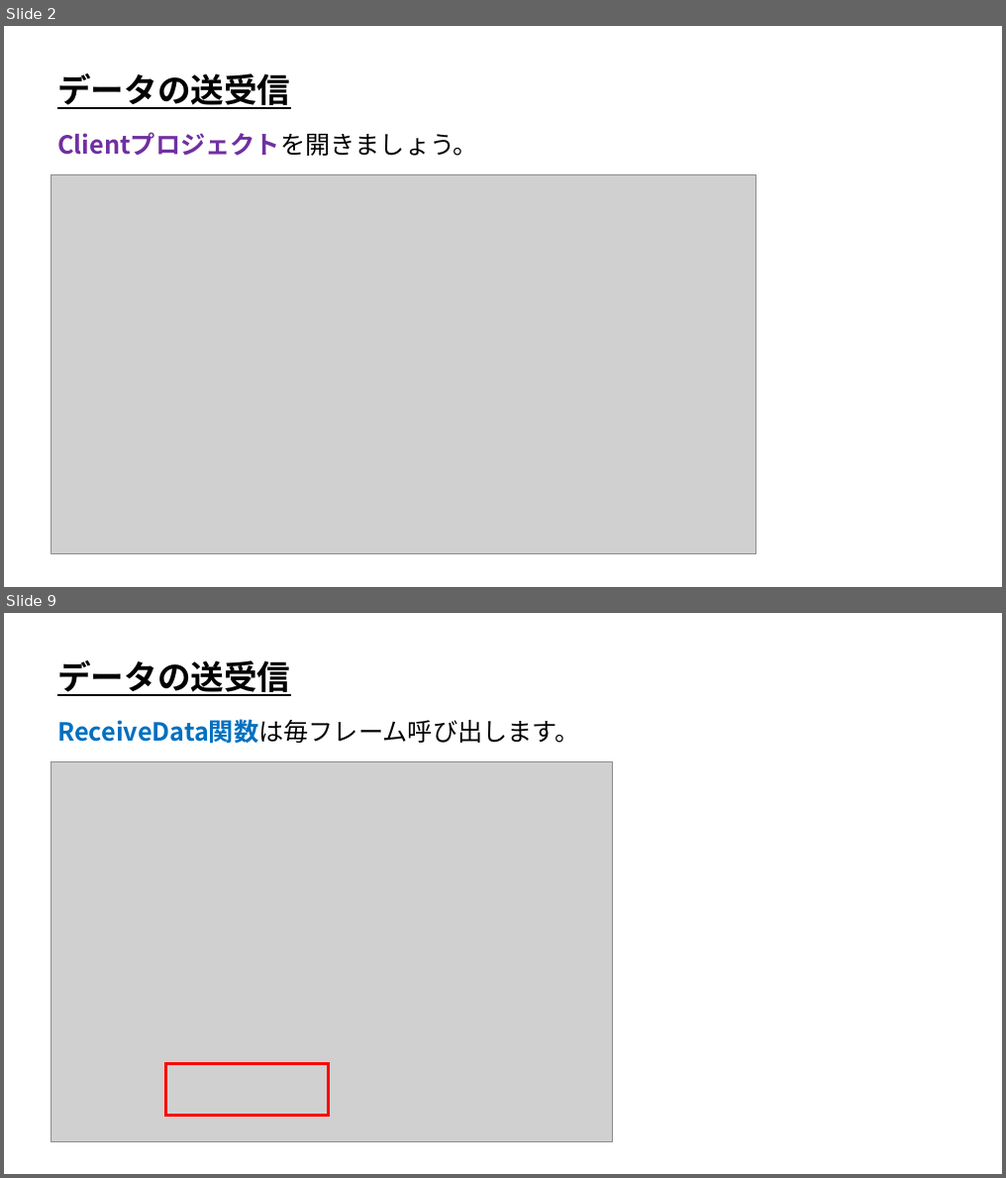
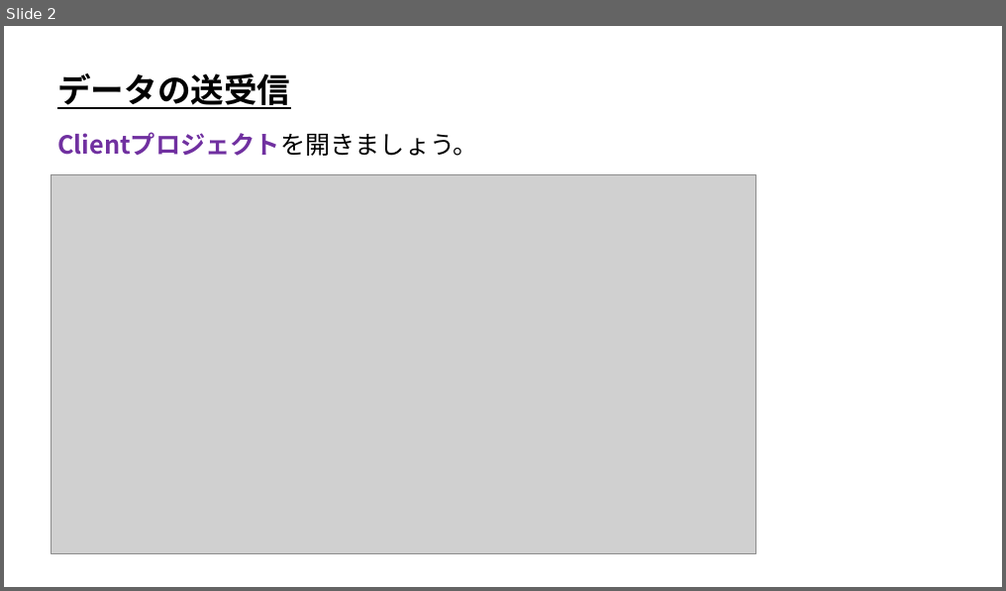
Before and after one commit to ArakiYusuke-Ohara/Textbook, a slide deck: ゲーム科3年/00_前期/オンラインゲームプログラミングⅠ/02_データの送受信.pptx. Shown one above the other, each under a label of ours: slides 2 and 9 before the commit, slide 2 after it; the slides between them are not shown. The pictures are 1006x1178 and 1006x591 pixels, drawn with LibreOffice and Linux fonts; fonts in the diff are those of the drawing; grey boxes stand for pictures. Boxes give left, top, right and bottom in pixels: in the first picture for what was removed or moved away, otherwise in the second. Text is boxed around its words. In the diff, an @@ line names an element or a change of style, - is before the commit and + after.

```diff
--- a/ゲーム科3年/00_前期/オンラインゲームプログラミングⅠ/02_データの送受信.pptx
+++ b/ゲーム科3年/00_前期/オンラインゲームプログラミングⅠ/02_データの送受信.pptx
@@ slide 9 removed at [4,613,1002,1174], background #FFFFFF @@
@@ text removed at [57,661,290,696] @@
-データの送受信
@@ text removed at [57,719,579,744] @@
-ReceiveData関数は毎フレーム呼び出します。
@@ picture removed at [51,761,613,1143] @@
@@ rectangle removed at [165,1064,329,1115] @@
```
Also in this commit, not shown: 5 slides changed, 3 slides added, 1 other slide removed.
